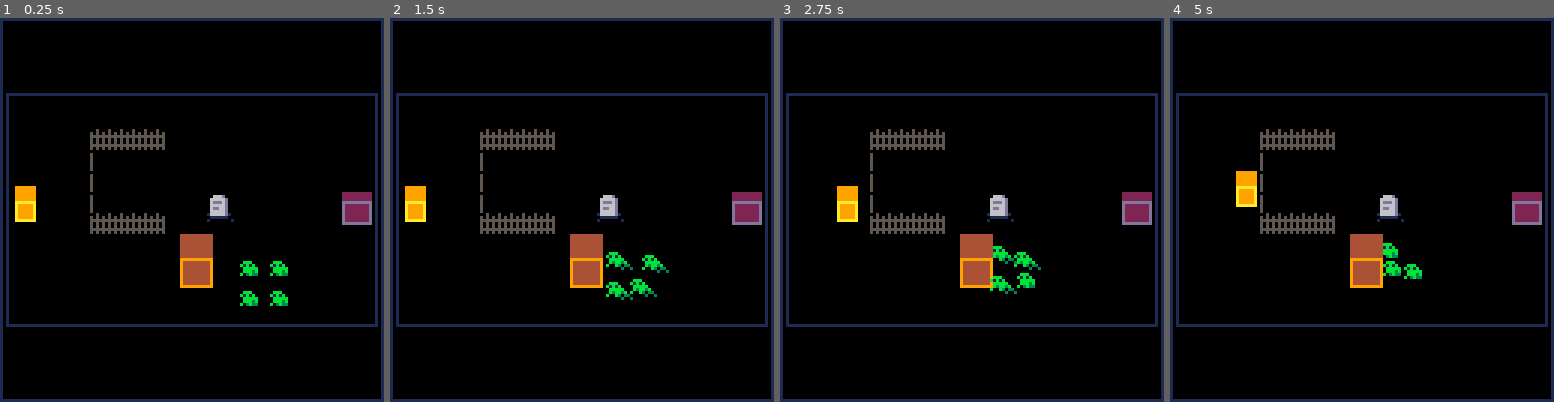
Above: before the commit, frames 1-4 (left to right).
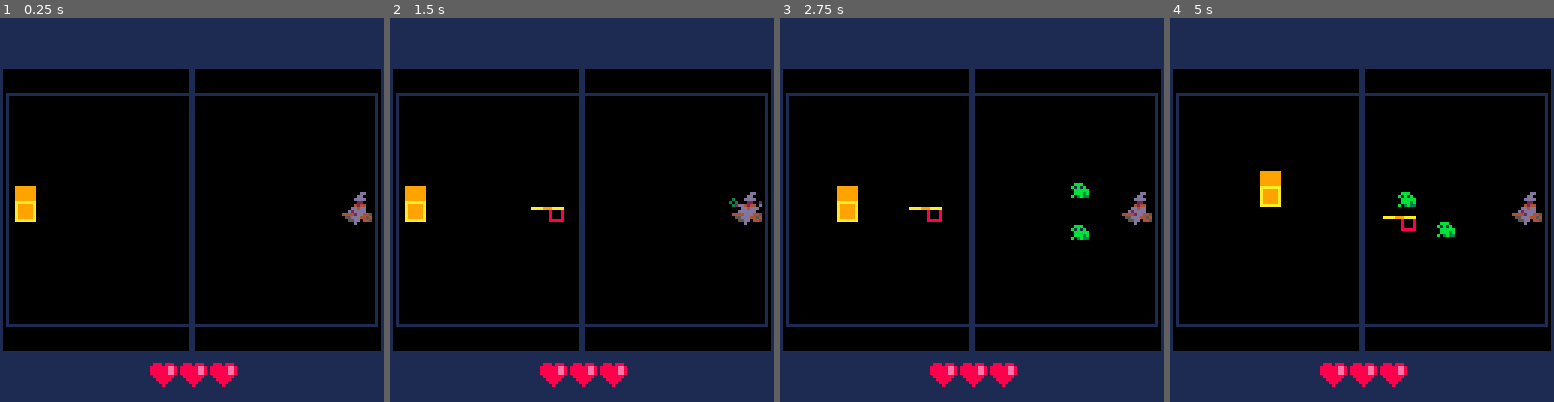
Above: after the commit, the same moments.

Repository: aylanonsense/pico-ludum-dare-40
Game: PICO-8 cartridge cart.p8
Same seed, same stepped clock (60 frames per second), same inputs: the game is played once before the commit and once after it.
Inputs:
- Up to frame 1 (0.25 s): no input
- Up to frame 2 (1.5 s): tap X (X key) at 0.33, 1.07 s; tap O (Z key) at 0.7 s
- Up to frame 3 (2.75 s): hold Right 1.6-2.1 s; tap O (Z key) at 1.7, 2.1, 2.5 s; tap X (X key) at 1.85 s; hold Up 2.15-2.42 s; hold Right from 2.47 s (still down)
- Up to frame 4 (5 s): tap O (Z key) every 0.4 s from 2.9 to 4.9 s; tap X (X key) at 2.97, 4.08 s; release Right at 3.03 s; hold Left 3.08-3.58 s; hold Down 3.63-3.97 s; hold Right 4.02-4.68 s; hold Up from 4.73 s (still down)

The runs differ from the first frame. In frame 1, 30% of the frame differs, in the area x 0-100%, y 0-100%; in frame 2, 30%; in frame 3, 30%; in frame 4, 31%.

Commit message:
Witch summoning frogs, got the main scenes in place

Diff:
--- a/cart.p8
+++ b/cart.p8
@@ -30,20 +30,34 @@
 	{"top","y","vy","height",1}
 }
 
+-- global scene vars
+local scenes
+local scene
+local scene_frame
+
+-- global input vars
+local buttons={}
+local button_presses={}
+
 -- global entity vars
 local entities
 local new_entities
 local player
 
--- global input vars
-local buttons={}
-local button_presses={}
+-- global list of curses
+local player_curses
+local curses={
+	{"half_speed","weighed down by guilt",{"you walk at half speed"}},
+	{"floating_heart","heart on your sleeve",{"a heart circles around you.", "if it takes damage,","you take damage."}},
+	{"no_left","right-footed",{"you can't turn left"}}
+}
 
 -- entity classes
 local entity_classes={
 	player={
 		width=7,
 		height=7,
+		health=3,
 		hurtbox_channel=1, -- player
 		obstacle_channel=1, -- player
 		collision_channel=2+4+16, -- tombstones + trees + fences
@@ -57,7 +71,6 @@
 		dodge_roll_anim=0,
 		dodge_roll_end_anim=0,
 		dodge_roll_detection=5,
-		health=5,
 		weapons={"mace","javelin"},
 		weapon_index=1,
 		update=function(self)
@@ -134,6 +147,9 @@
 		draw=function(self)
 			rectfill(self.x+0.5,self.y-4.5,self.x+6.5,self.y+6.5,9)
 			self:draw_outline(10)
+		end,
+		on_death=function(self)
+			init_scene("death")
 		end
 	},
 	mace_attack={
@@ -141,7 +157,6 @@
 		height=7,
 		frames_to_death=1,
 		hitbox_channel=2+4+8+16, -- witches + minions + tombstones + fences
-		damage=1,
 		init=function(self)
 			local x,y=dir_to_vector(self.slash_dir,5)
 			self.x+=x
@@ -153,7 +168,6 @@
 		height=5,
 		hitbox_channel=2+4+8, -- witches + minions + tombstones
 		collision_channel=4+16, -- trees + fences
-		damage=1,
 		update=function(self)
 			self.vx,self.vy=dir_to_vector(self.move_dir,2)
 			self:apply_velocity()
@@ -181,11 +195,48 @@
 	witch={
 		width=10,
 		height=8,
+		health=3,
 		hitbox_channel=1, -- player
 		hurtbox_channel=2, -- witch
+		spell=nil,
+		spell_startup_frames=0,
+		spell_recovery_frames=0,
+		spell_cooldown_frames=10,
+		update=function(self)
+			-- start casting a spell
+			if decrement_counter_prop(self,"spell_cooldown_frames") then
+				-- local spells={"summon_frogs","raise_skeletons","lob_blasts","shoot_bats"}
+				self.spell="summon_frogs"
+				self.spell_startup_frames=40
+			end
+			-- cast a spell
+			if decrement_counter_prop(self,"spell_startup_frames") then
+				if self.spell=="summon_frogs" then
+					spawn_entity("frog",self.x-5,self.y-8)
+					spawn_entity("frog",self.x-5,self.y+8)
+					spawn_entity("frog",self.x-5,self.y)
+				end
+				self.spell_recovery_frames=30
+			end
+			-- cooldown between spell casts
+			if decrement_counter_prop(self,"spell_recovery_frames") then
+				self.spell_cooldown_frames=rnd_int(50,100)
+			end
+			self:apply_velocity()
+		end,
 		draw=function(self)
-			rectfill(self.x+0.5,self.y-2.5,self.x+9.5,self.y+7.5,2)
-			self:draw_outline(13)
+			-- rectfill(self.x+0.5,self.y-2.5,self.x+9.5,self.y+7.5,2)
+			-- self:draw_outline(7)
+			if self.spell_startup_frames>0 then
+				if self.spell=="summon_frogs" then
+					color(3)
+				end
+				circ(self.x,self.y,self.spell_startup_frames/2)
+			end
+			sspr2(ternary(self.spell_startup_frames>0 or self.spell_recovery_frames>0,96,86),0,10,11,self.x,self.y-3)
+		end,
+		on_death=function(self)
+			init_scene("curse")
 		end
 	},
 	frog={
@@ -197,9 +248,7 @@
 		obstacle_channel=8, -- minion
 		collision_channel=2+4+8+16, -- tombstones + trees + minions + fences
 		hop_frames=0,
-		init=function(self)
-			self.frames_to_hop=rnd_int(35,50)
-		end,
+		frames_to_hop=1,
 		update=function(self)
 			decrement_counter_prop(self,"hop_frames")
 			if decrement_counter_prop(self,"frames_to_hop") then
@@ -207,7 +256,7 @@
 				local dy=mid(-100,player:center_y()-self:center_y(),100)
 				local dist=sqrt(dx*dx+dy*dy)
 				self.vx,self.vy=dx/dist,dy/dist
-				self.frames_to_hop=rnd_int(35,50)
+				self.frames_to_hop=rnd_int(35,60)
 				self.hop_frames=rnd_int(8,12)
 				self.is_facing_right=self.vx>0
 			end
@@ -219,21 +268,14 @@
 		draw=function(self)
 			-- self:draw_outline(8)
 			sspr2(ternary(self.hop_frames>0,31,22),0,9,6,self.x-1,self.y,self.is_facing_right)
-		end,
-		on_hurt=function(self,entity)
-			self.invincibility_frames=3
-			self.health-=entity.damage
-			if self.health<=0 then
-				self:die()
-			end
 		end
 	},
 	tombstone={
 		width=6,
 		height=6,
+		health=2,
 		hurtbox_channel=8, -- tombstone
 		obstacle_channel=2, -- tombstone
-		health=2,
 		init=function(self)
 			self.flipped=rnd()<0.5
 		end,
@@ -241,14 +283,6 @@
 			sspr2(12,0,10,6,self.x-2,self.y+2,self.flipped)
 			if self.obstacle_channel>0 then
 				sspr2(ternary(self.health<2,6,0),0,6,7,self.x,self.y-1)
-			end
-		end,
-		on_hurt=function(self,entity)
-			self.invincibility_frames=3
-			self.health-=entity.damage
-			if self.health<=0 then
-				self.hurtbox_channel=0
-				self.obstacle_channel=0
 			end
 		end
 	},
@@ -264,18 +298,11 @@
 	horizontal_fence={
 		width=9,
 		height=4,
+		health=2,
 		hurtbox_channel=16, -- fence
 		obstacle_channel=16, -- fence
-		health=2,
 		draw=function(self)
-			sspr(40,0,11,7,self.x-1,self.y-3)
-		end,
-		on_hurt=function(self,entity)
-			self.invincibility_frames=3
-			self.health-=entity.damage
-			if self.health<=0 then
-				self:die()
-			end
+			sspr(ternary(self.health<2,51,40),0,11,7,self.x-1,self.y-3)
 		end
 	},
 	vertical_fence={
@@ -283,44 +310,96 @@
 		width=3,
 		height=7,
 		draw=function(self)
-			sspr(62,0,3,7,self.x,self.y-1)
+			sspr(ternary(self.health<2,65,62),0,3,7,self.x,self.y-1)
 		end
 	}
 }
 
+-- basic pico-8 methods
 function _init()
+	-- set up the scenes
+	scenes={
+		title={init_title,update_title,draw_title},
+		game={init_game,update_game,draw_game},
+		curse={init_curse,update_curse,draw_curse},
+		death={init_death,update_death,draw_death}
+	}
+	-- initialize the starting scene
+	init_scene("title")
+	init_scene("game")
+end
+
+function _update()
+	scene_frame=increment_counter(scene_frame)
+	-- keep track of when inputs are pressed
+	local i
+	for i=0,5 do
+		button_presses[i]=btn(i) and not buttons[i]
+		buttons[i]=btn(i)
+	end
+	-- update scene
+	scene[2]()
+end
+
+function _draw()
+	camera()
+	-- clear the screen
+	cls(0)
+	-- draw guidelines
+	rect(0,0,127,127,1) -- bounding box
+	rect(2,25,125,102,1) -- bounding box
+	rect(63,0,64,127,1)
+	-- draw scene
+	scene[3]()
+end
+
+-- title scene methods
+function init_title()
+	player_curses={}
+	shuffle_list(curses)
+end
+
+function update_title()
+	if scene_frame>20 and btnp2("z") then
+		init_scene("game")
+	end
+end
+
+function draw_title()
+	color(13)
+	if scene_frame%40<30 then
+		print("press z to continue",26,108)
+	end
+end
+
+-- game scene methods
+function init_game()
 	-- reset vars
 	entities={}
 	new_entities={}
 	-- create initial entities
 	player=spawn_entity("player",5,61)
-	spawn_entity("tombstone",70,60)
-	spawn_entity("tree",60,80)
-	spawn_entity("frog",80,80)
-	spawn_entity("frog",90,80)
-	spawn_entity("frog",90,90)
-	spawn_entity("frog",80,90)
+	-- spawn_entity("tombstone",70,60)
+	-- spawn_entity("tree",60,80)
+	-- spawn_entity("frog",80,80)
+	-- spawn_entity("frog",90,80)
+	-- spawn_entity("frog",90,90)
+	-- spawn_entity("frog",80,90)
 	spawn_entity("witch",114,61)
-	spawn_entity("horizontal_fence",30,40+28)
-	spawn_entity("horizontal_fence",38,40+28)
-	spawn_entity("horizontal_fence",46,40+28)
-	spawn_entity("vertical_fence",29,45)
-	spawn_entity("vertical_fence",29,52)
-	spawn_entity("vertical_fence",29,59)
-	spawn_entity("horizontal_fence",30,40)
-	spawn_entity("horizontal_fence",38,40)
-	spawn_entity("horizontal_fence",46,40)
+	-- spawn_entity("horizontal_fence",30,40+28)
+	-- spawn_entity("horizontal_fence",38,40+28)
+	-- spawn_entity("horizontal_fence",46,40+28)
+	-- spawn_entity("vertical_fence",29,45)
+	-- spawn_entity("vertical_fence",29,52)
+	-- spawn_entity("vertical_fence",29,59)
+	-- spawn_entity("horizontal_fence",30,40)
+	-- spawn_entity("horizontal_fence",38,40)
+	-- spawn_entity("horizontal_fence",46,40)
 	-- add new entities to the game immediately
 	add_new_entities()
 end
 
-function _update()
-	-- keep track of when inputs are pressed
-	local i
-	for i=0,5 do
-		button_presses[i]=btn(i) and not buttons[i]
-		buttons[i]=btn(i)
-	end
+function update_game()
 	-- update each entity
 	foreach(entities,function(entity)
 		if decrement_counter_prop(entity,"frames_to_death") then
@@ -332,6 +411,7 @@
 		end
 	end)
 	-- check for hits
+	local i
 	for i=1,#entities do
 		local e1=entities[i]
 		local j
@@ -341,7 +421,12 @@
 				if rects_overlapping(e1.x,e1.y,e1.width,e1.height,e2.x,e2.y,e2.width,e2.height) then
 					e1:on_hit(e2)
 					if e2.invincibility_frames<=0 then
+						e2.health-=e1.damage
+						e2.invincibility_frames=5
 						e2:on_hurt(e1)
+						if e2.health<=0 then
+							e2:die()
+						end
 					end
 				end
 			end
@@ -359,18 +444,69 @@
 	end)
 end
 
-function _draw()
-	camera()
-	-- clear the screen
-	cls(0)
-	-- draw guidelines
-	color(1)
-	rect(0,0,127,127) -- bounding box
-	rect(2,25,125,102) -- bounding box
+function draw_game()
 	-- draw each entity
 	foreach(entities,function(entity)
 		entity:draw()
 	end)
+	-- draw ui
+	color(1)
+	rectfill(0,0,127,16)
+	rectfill(0,111,127,127)
+	-- draw player health
+	local i
+	for i=1,3 do
+		sspr(ternary(player.health<i,77,68),0,9,8,10*i+40,115)
+	end
+end
+
+-- curse scene methods
+function init_curse()
+	add(player_curses,curses[#player_curses+1])
+end
+
+function update_curse()
+	if scene_frame>20 and btnp2("z") then
+		init_scene("game")
+	end
+end
+
+function draw_curse()
+	color(13)
+	print("with her dying breath,",20,8)
+	print("the witch lays a curse on you!",4,15)
+	if scene_frame%40<30 then
+		print("press z to continue",26,108)
+	end
+	rect(54,43,74,63)
+	color(0)
+	rectfill(57,43,71,63)
+	rectfill(54,46,74,60)
+	local curse=player_curses[#player_curses]
+	color(6)
+	print(curse[2],64-2*#curse[2],34)
+	local i
+	for i=1,#curse[3] do
+		print(curse[3][i],64-2*#curse[3][i],61+7*i)
+	end
+	rect(56,45,72,61,8)
+end
+
+-- death scene methods
+function init_death()
+end
+
+function update_death()
+	if scene_frame>20 and btnp2("z") then
+		init_scene("title")
+	end
+end
+
+function draw_death()
+	color(13)
+	if scene_frame%40<30 then
+		print("press z to continue",26,108)
+	end
 end
 
 -- entity functions
@@ -387,6 +523,8 @@
 			frames_alive=0,
 			frames_to_death=0,
 			-- hit props
+			health=1,
+			damage=1,
 			hitbox_channel=0,
 			hurtbox_channel=0,
 			invincibility_frames=0,
@@ -475,9 +613,7 @@
 			on_death=noop,
 			-- hit methods
 			on_hit=noop,
-			on_hurt=function(self)
-				self:die()
-			end,
+			on_hurt=noop,
 			-- collision methods
 			on_collide=noop
 		}
@@ -509,7 +645,22 @@
 	new_entities={}
 end
 
+-- scene functions
+function init_scene(s)
+	scene,scene_frame=scenes[s],0
+	scene[1]()
+end
+
 -- helper methods
+function player_has_curse(s)
+	local i
+	for i=1,#player_curses do
+		if player_curses[i][1]==s then
+			return true
+		end
+	end
+end
+
 -- if condition is true return the second argument, otherwise the third
 function ternary(condition,if_true,if_false)
 	return condition and if_true or if_false
@@ -615,6 +766,24 @@
 	end
 end
 
+-- shuffles a list randomly
+function shuffle_list(list)
+	local i
+	for i=1,#list do
+		local j=rnd_int(i,#list)
+		list[i],list[j]=list[j],list[i]
+	end
+end
+
+function index_of(list,val)
+	local i
+	for i=1,#list do
+		if list[i]==val then
+			return i
+		end
+	end
+end
+
 -- takes in a string direction and returns a x,y vector
 function dir_to_vector(dir,mag)
 	mag=mag or 1
@@ -632,17 +801,17 @@
 end
 
 __gfx__
-0666d002660000000000000000000000bbb000000005000500000050500000000000000000000000000000000000000000000000000000000000000000000000
-66666d662d6d000000000000bbb0000b1b1b00000505050505005050050050050050000000000000000000000000000000000000000000000000000000000000
-6ddd6d62d26d00000100000b1b1b0000bbbbb0000555555555005505055050050050000000000000000000000000000000000000000000000000000000000000
-66666d6d62dd010000001000bbbbb000b3bb3b000505050505005050050050050500000000000000000000000000000000000000000000000000000000000000
-6dd66d6d266d001111110000bbb3b00b00b303300505050505005000505050050005000000000000000000000000000000000000000000000000000000000000
-66666dd6626d01000000010b03b33000000030030555555555005505550550050050000000000000000000000000000000000000000000000000000000000000
-66666d6666dd00000000000000000000000000000505050505005050505050050050000000000000000000000000000000000000000000000000000000000000
-0a000000000000000000000000000000000000000000000000000000000000000000000000000000000000000000000000000000000000000000000000000000
-0a0aaaa999aaaa000000000000000000000000000000000000000000000000000000000000000000000000000000000000000000000000000000000000000000
-0a000000000000000000000000000000000000000000000000000000000000000000000000000000000000000000000000000000000000000000000000000000
-0a000000000000000000000000000000000000000000000000000000000000000000000000000000000000000000000000000000000000000000000000000000
+0666d002660000000000000000000000bbb000000005000500000050500000000000088808880055505550000000dd00000000dd000000000000000000000000
+66666d662d6d000000000000bbb0000b1b1b00000505050505005050050050050050888888ee855005005500000dd00000000dd0000000000000000000000000
+6ddd6d62d26d00000100000b1b1b0000bbbbb0000555555555005505055050050050888888ee85000000050000dddd000000dddd000000000000000000000000
+66666d6d62dd010000001000bbbbb000b3bb3b000505050505005050050050050500888888ee8500000005000002200000000220020000000000000000000000
+6dd66d6d266d001111110000bbb3b00b00b303300505050505005000505050050005088888880050000050000042440002dd42440d0000000000000000000000
+66666dd6626d01000000010b03b33000000030030555555555005505550550050050008888800005000500000dd4dd00000dd4ddd00000000000000000000000
+66666d6666dd0000000000000000000000000000050505050500505050505005005000088800000050500000d2dddd0000dddddd000000000000000000000000
+0a00000000000000000000000000000000000000000000000000000000000000000000008000000005000044442dd4454444ddd4450000000000000000000000
+0a0aaaa999aaaa000000000000000000000000000000000000000000000000000000000000000000000000055ddd4454055ddd44540000000000000000000000
+0a0000000000000000000000000000000000000000000000000000000000000000000000000000000000000055dd04450055dd04450000000000000000000000
+0a0000000000000000000000000000000000000000000000000000000000000000000000000000000000000000d000000000d000000000000000000000000000
 09000000000000000000000000000000000000000000000000000000000000000000000000000000000000000000000000000000000000000000000000000000
 09000000000000000000000000000000000000000000000000000000000000000000000000000000000000000000000000000000000000000000000000000000
 09000000000000000000000000000000000000000000000000000000000000000000000000000000000000000000000000000000000000000000000000000000
